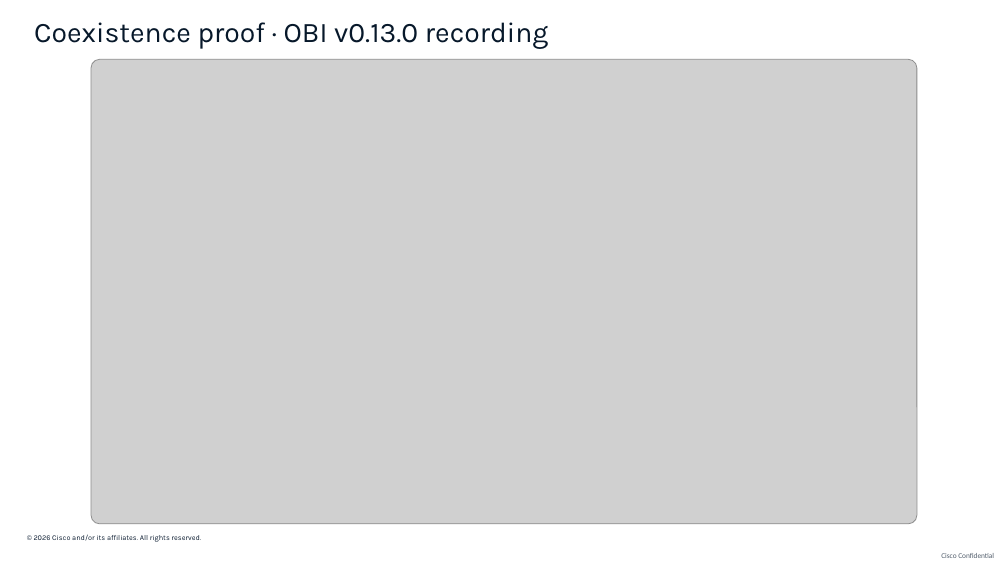
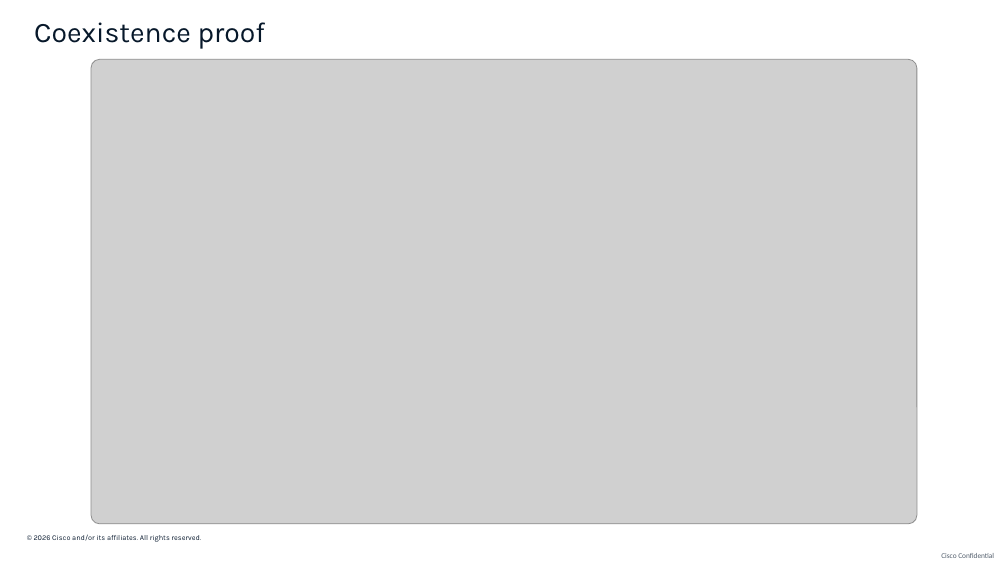
Before and after one commit to ajimenez1503/cilium-obi-demo, a slide deck: slide 19 of slides/cilium-obi-session-deck-latest.pptx. Drawn at 1008x567 pixels with LibreOffice and Linux fonts; fonts in the diff are those of the drawing; grey boxes stand for pictures; background and template pictures are left out. Boxes give left, top, right and bottom in pixels: in the first picture for what was removed or moved away, otherwise in the second. Text is boxed around its words. In the diff, an @@ line names an element or a change of style, - is before the commit and + after.

```diff
--- a/slides/cilium-obi-session-deck-latest.pptx
+++ b/slides/cilium-obi-session-deck-latest.pptx
@@ text at (34, 22, 265, 49): text changed @@
-Coexistence proof · OBI v0.13.0 recording
+Coexistence proof
```
Also in this commit, not shown: 10 other slides changed.
